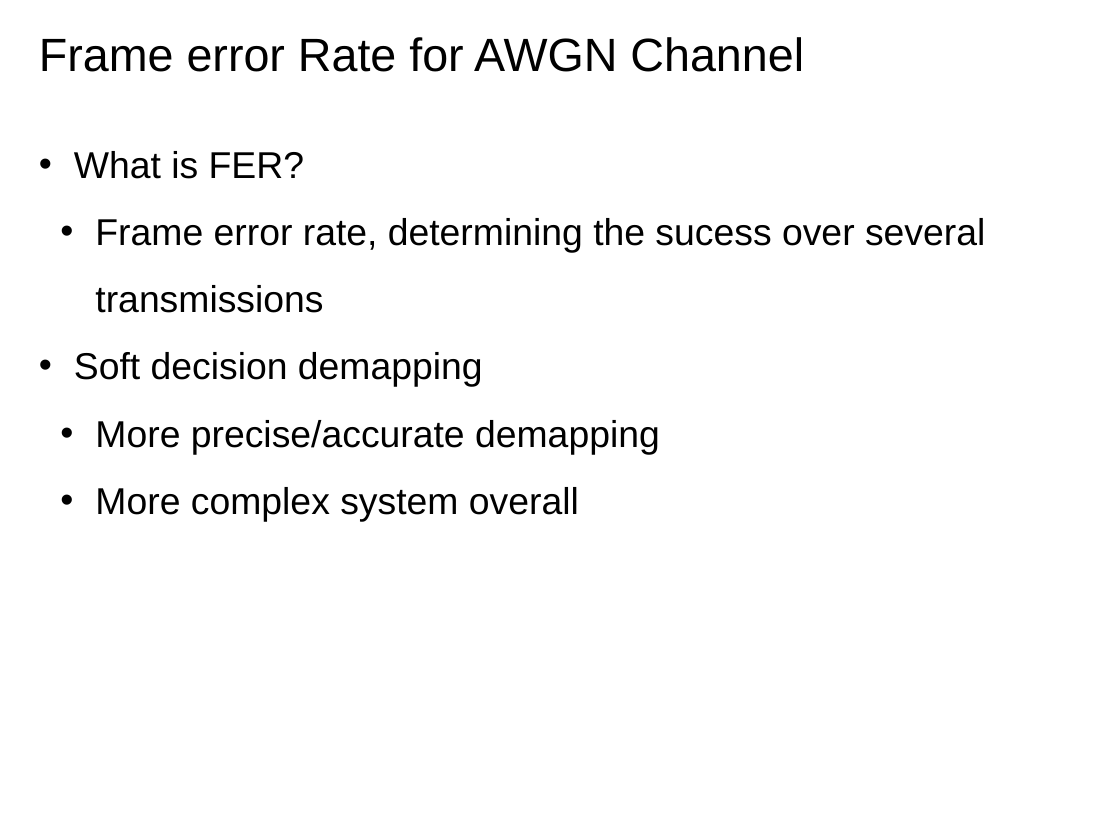
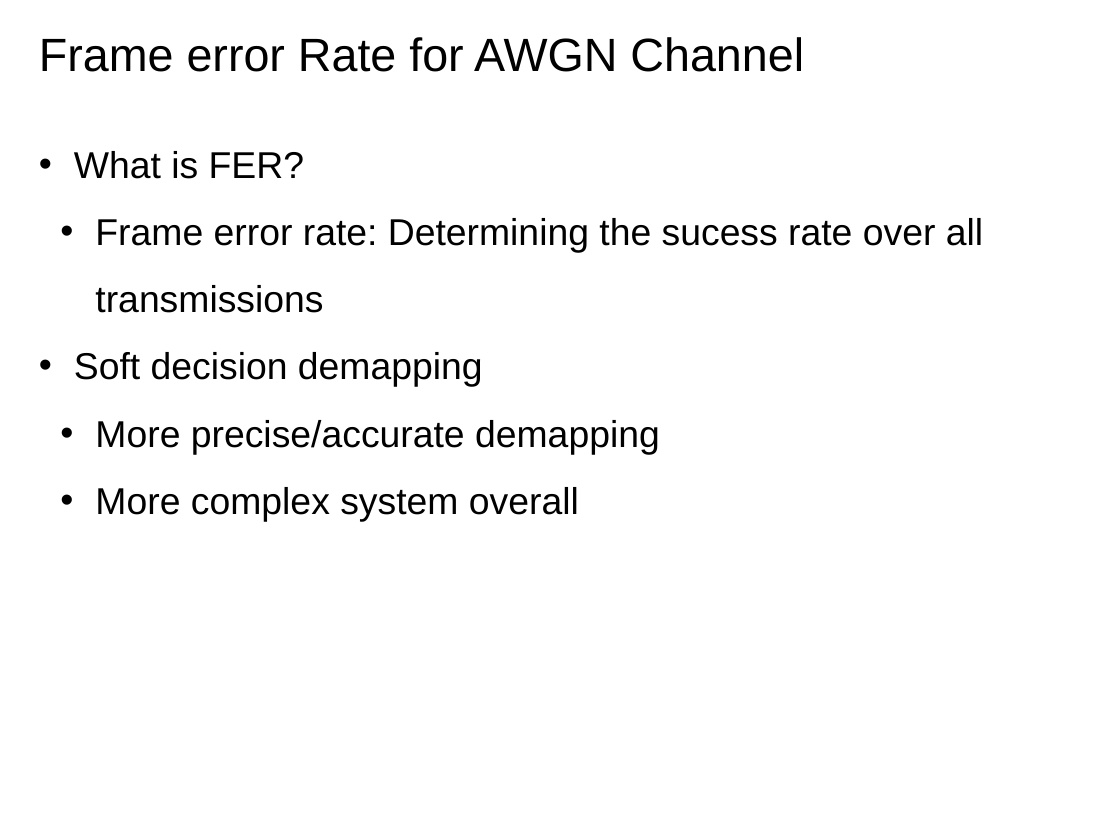
Before and after one commit to ga96jul/Bachelarbeit, a slide deck: slide 11 of Bachelorarbeit/01_Bachelorarbeit_LaTex/01_Templates/thesistemplate_tumcd/Präsentation.pptx. Drawn at 1120x840 pixels with LibreOffice and Linux fonts; fonts in the diff are those of the drawing; background and template pictures are left out. Boxes give left, top, right and bottom in pixels: in the first picture for what was removed or moved away, otherwise in the second. Text is boxed around its words. In the diff, an @@ line names an element or a change of style, - is before the commit and + after.

Commit message:
stuff

```diff
--- a/Bachelorarbeit/01_Bachelorarbeit_LaTex/01_Templates/thesistemplate_tumcd/Präsentation.pptx
+++ b/Bachelorarbeit/01_Bachelorarbeit_LaTex/01_Templates/thesistemplate_tumcd/Präsentation.pptx
@@ text at (95,218,983,313): text changed @@
-  • Frame error rate, determining the sucess over several transmissions
+  • Frame error rate: Determining the sucess rate over all transmissions
```
Also in this commit, not shown: 3 other slides changed, 1 slide added.
